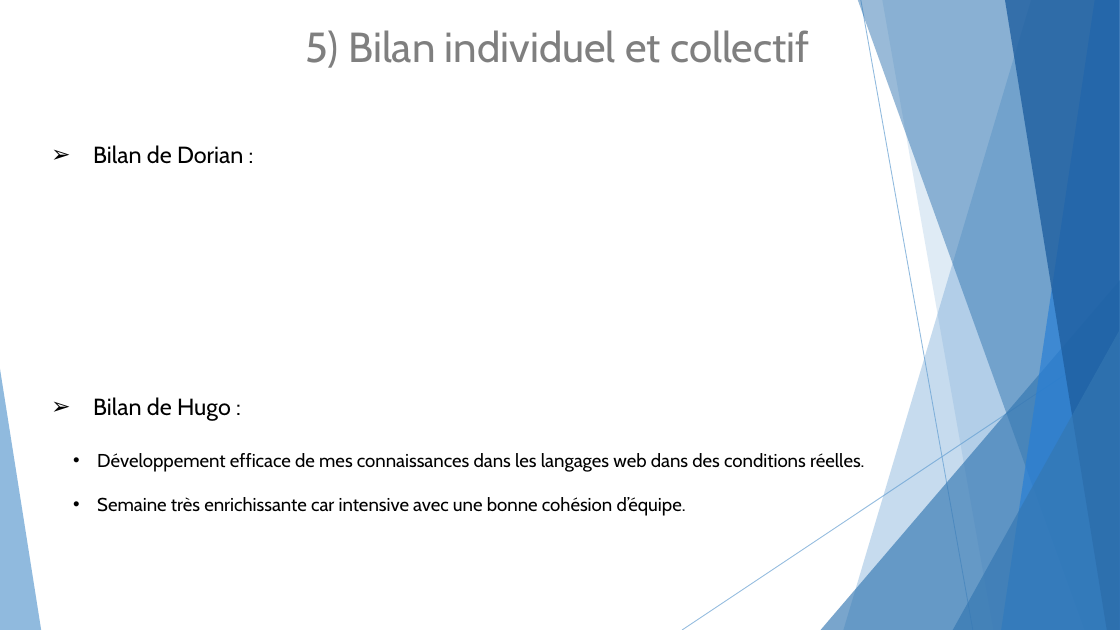
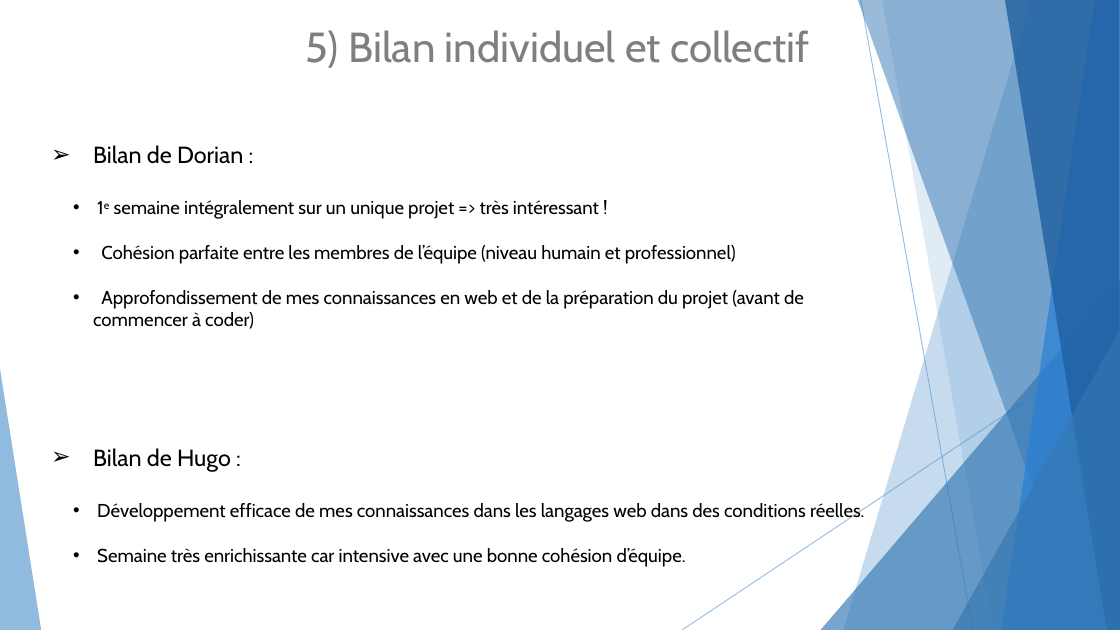
Before and after one commit to HugoFerreiraDosSantos/Projet-Piscine, a slide deck: slide 10 of Oral 05-05.pptx. Drawn at 1120x630 pixels with LibreOffice and Linux fonts; fonts in the diff are those of the drawing. Boxes give left, top, right and bottom in pixels: in the first picture for what was removed or moved away, otherwise in the second. Text is boxed around its words. In the diff, an @@ line names an element or a change of style, - is before the commit and + after.

```diff
--- a/Oral 05-05.pptx
+++ b/Oral 05-05.pptx
@@ text at bbox=[93, 200, 804, 329]: paragraphs added @@
+  • 1e semaine intégralement sur un unique projet => très intéressant !
+  • Cohésion parfaite entre les membres de l’équipe (niveau humain et professionnel)
+  • Approfondissement de mes connaissances en web et de la préparation du projet (avant de commencer à coder)
```
Also in this commit, not shown: 2 other slides changed, 22 other files.
